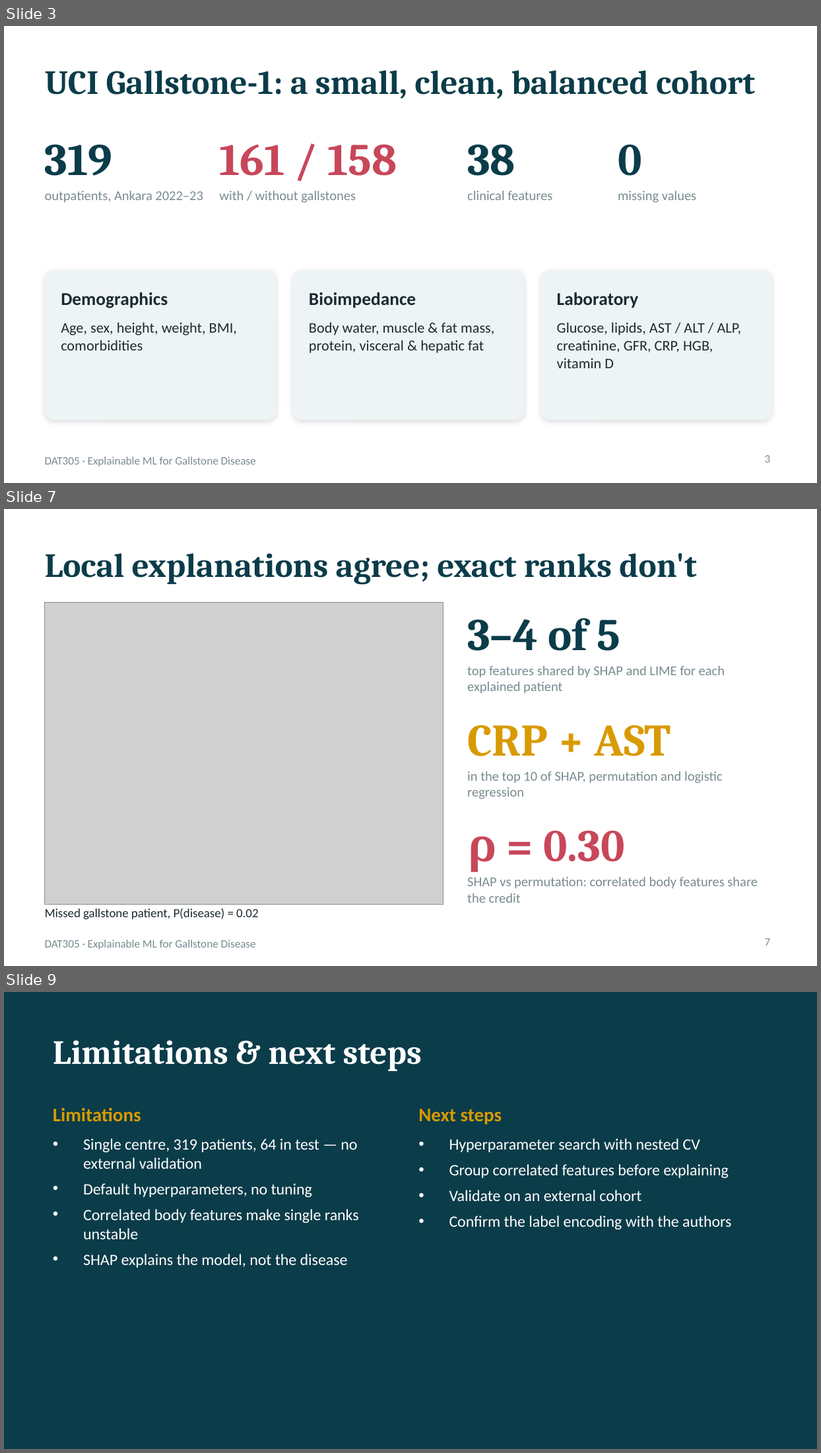
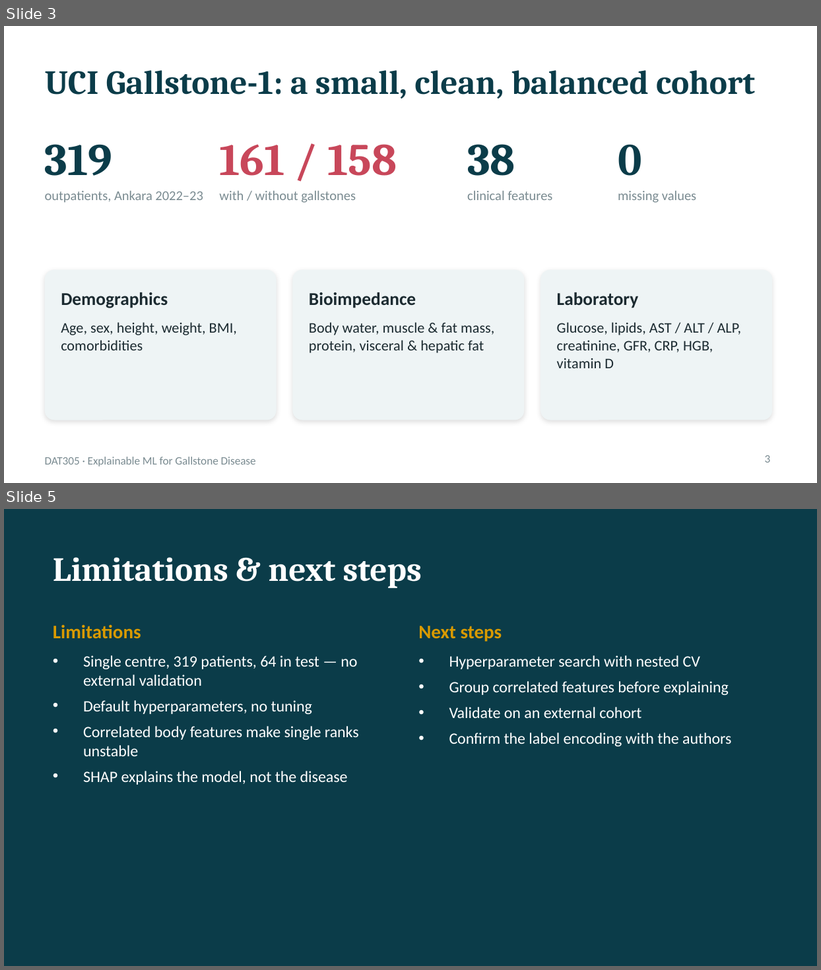
Before and after one commit to taro-py/gallstone-ml-xai, a slide deck: presentation/presentation.pptx. Shown one above the other, each under a label of ours: slides 3, 7 and 9 before the commit, slides 3 and 5 after it; the slides between them are not shown. The pictures are 821x1453 and 821x970 pixels, drawn with LibreOffice and Linux fonts; fonts in the diff are those of the drawing; grey boxes stand for pictures. Boxes give left, top, right and bottom in pixels: in the first picture for what was removed or moved away, otherwise in the second. Text is boxed around its words. In the diff, an @@ line names an element or a change of style, - is before the commit and + after.

```diff
--- a/presentation/presentation.pptx
+++ b/presentation/presentation.pptx
@@ slide 7 removed at bbox=[4, 509, 817, 966], background #FFFFFF; not listed: 1 template element that a slide beside it also shows @@
@@ title removed at bbox=[45, 553, 696, 585] @@
-Local explanations agree; exact ranks don't
@@ picture removed at bbox=[45, 602, 443, 905] @@
@@ text removed at bbox=[467, 618, 620, 651] @@
-3–4 of 5
@@ text removed at bbox=[467, 666, 725, 694] @@
-top features shared by SHAP and LIME for each explained patient
@@ text removed at bbox=[467, 725, 671, 757] @@
-CRP + AST
@@ text removed at bbox=[467, 772, 723, 799] @@
-in the top 10 of SHAP, permutation and logistic regression
@@ text removed at bbox=[467, 830, 624, 873] @@
-ρ = 0.30
@@ text removed at bbox=[467, 877, 758, 903] @@
-SHAP vs permutation: correlated body features share the credit
@@ text removed at bbox=[45, 908, 258, 920] @@
-Missed gallstone patient, P(disease) = 0.02
@@ page number removed at bbox=[765, 939, 771, 946] @@
-7
@@ what was slide 9 is now slide 5 @@
```
Also in this commit, not shown: 2 slides changed, 3 other slides removed, 3 other files.
